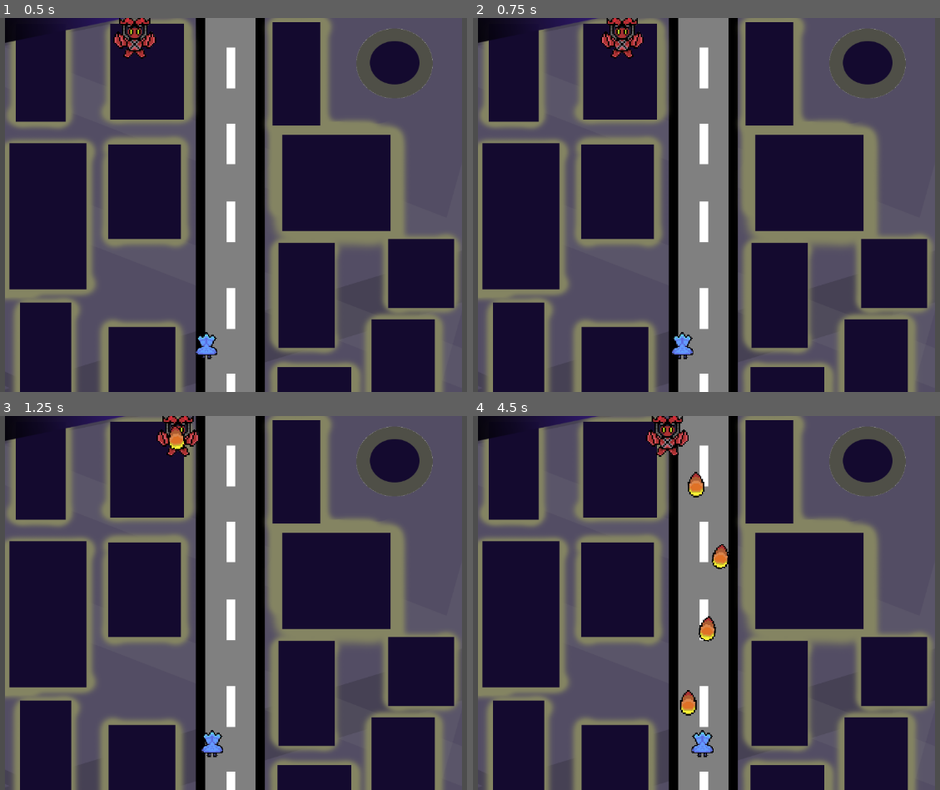
Above: before the commit, frames 1-4 (two rows, left to right).
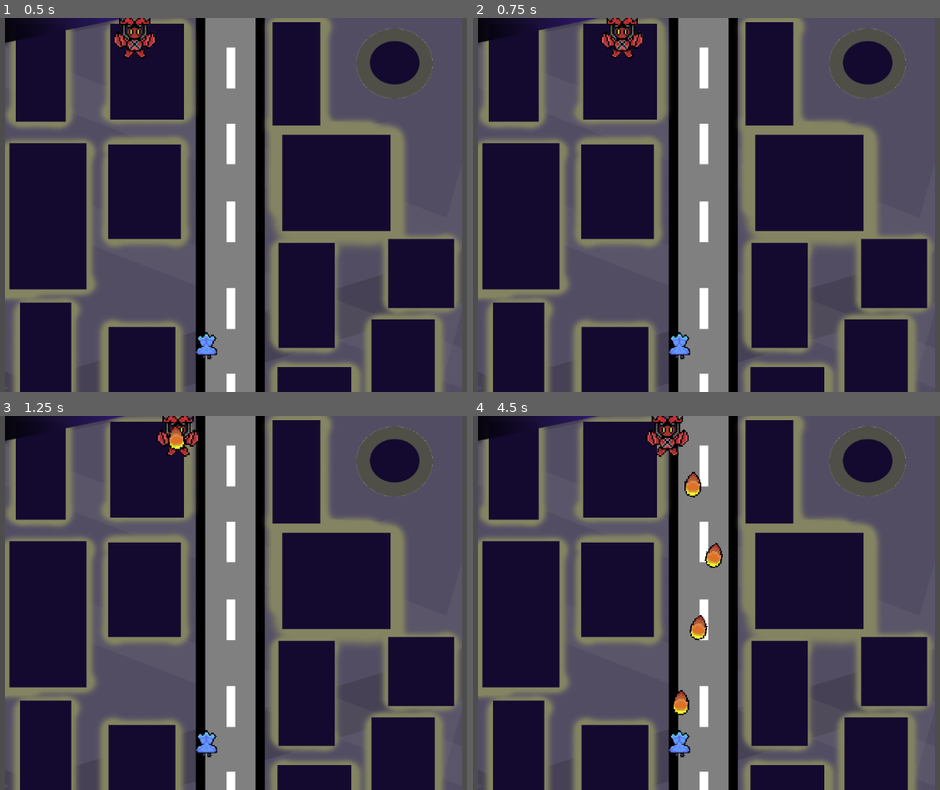
Above: after the commit, the same moments.

Repository: starlight426/knighthacks25
Game: Godot game, scene res://main.tscn
Two runs of this game, one before a commit and one after it. Both use one fixed random seed, a clock stepped at 60 frames per second and the inputs below.
Inputs:
- Up to frame 1 (0.5 s): no input
- Up to frame 2 (0.75 s): no input
- Up to frame 3 (1.25 s): no input
- Up to frame 4 (4.5 s): no input

Frame 1 is identical in both runs. In frame 2, 0.2% of the frame differs, in the area x 41-48%, y 83-92%; in frame 3, 0.3%; in frame 4, 1.4%, in the area x 41-55%, y 14-92%.
Error after the commit: Attempt to call function 'get_as_text' in base 'null instance' on a null instance. (res://player.gd:113)

Commit message:
AI?
Tried to make train the AI

Diff:
--- a/player.gd
+++ b/player.gd
@@ -24,14 +24,19 @@
 var back_has_more_bullets = false
 var how_long_closest_bullet_has_been_closest = 0
 
-
-func _ready() -> void:
-	for i in range(0,20):
-		await get_tree().create_timer(0.5).timeout
-		move_right()
+var python_path = "C:\\Users\\Juneb\\Documents\\GitHub\\knighthacks25\\PythonScripts\\env\\Scripts\\python.exe"
+var script_path = "C:\\Users\\Juneb\\Documents\\GitHub\\knighthacks25\\PythonScripts\\your_script.py"
 
 
-func _physics_process(delta: float) -> void:
+#func _ready() -> void:
+	#for i in range(0,20):
+		#await get_tree().create_timer(0.5).timeout
+		#move_right()
+
+var frame_count = 0
+var frame_limit = 15  # Send state every 5 frames
+
+func _physics_process(_delta: float) -> void:
 
 	if(hp <= 0):
 		die()
@@ -71,12 +76,15 @@
 	#print(front_has_more_bullets)
 	#print(back_has_more_bullets)
 
-
+	frame_count += 1
+	if frame_count % frame_limit ==0:
+		send_state(distance_from_closest_bullet)
 	score += 1
 
 
 func die():
 	player_die.emit()
+	#gameover()
 	pass
 
 func move_left():
@@ -91,6 +99,30 @@
 func move_down():
 	position.y += 5
 
+func send_state(state: float):
+
+	var args = [str(state)]
+	var command = [python_path, script_path] + args
+	var output = []
+	print("Sending state: " + str(state))
+	OS.execute(command[0], command.slice(1), output)
+	move()
+
+func read_action():
+	var file = FileAccess.open("C:\\Users\\Juneb\\Documents\\GitHub\\knighthacks25\\PythonScripts\\action.txt", FileAccess.READ)
+	var text = file.get_as_text()
+	file.close()
+	var action = int(text.strip_edges())
+	return action
+
+func move():
+	var action = read_action()
+	print (action)
+	match action:
+		0: move_left()
+		1: move_right()
+		2: move_up()
+		3: move_down()
 
 
 func _on_hitbox_body_entered(body: Node2D) -> void:
@@ -116,3 +148,5 @@
 
 func update_back_number(new_number):
 	back_number = new_number
+#func gameover():
+	#get_tree().reload_current_scene()
Not shown, added: PythonScripts/action.txt
Not shown, changed: PythonScripts/AI.py
Not shown, added: PythonScripts/GodotEnv.py
Not shown, added: PythonScripts/tempCodeRunnerFile.py
